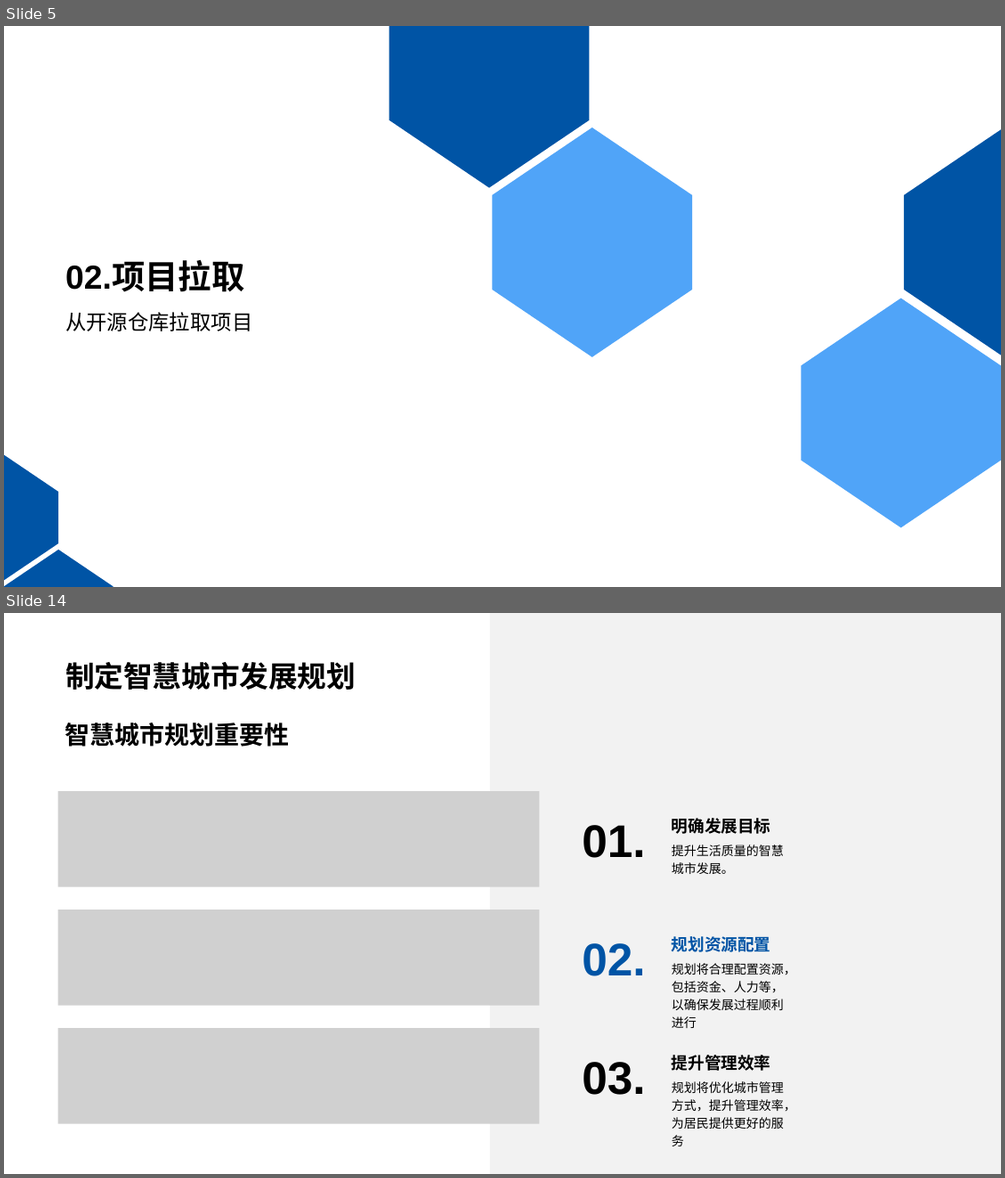
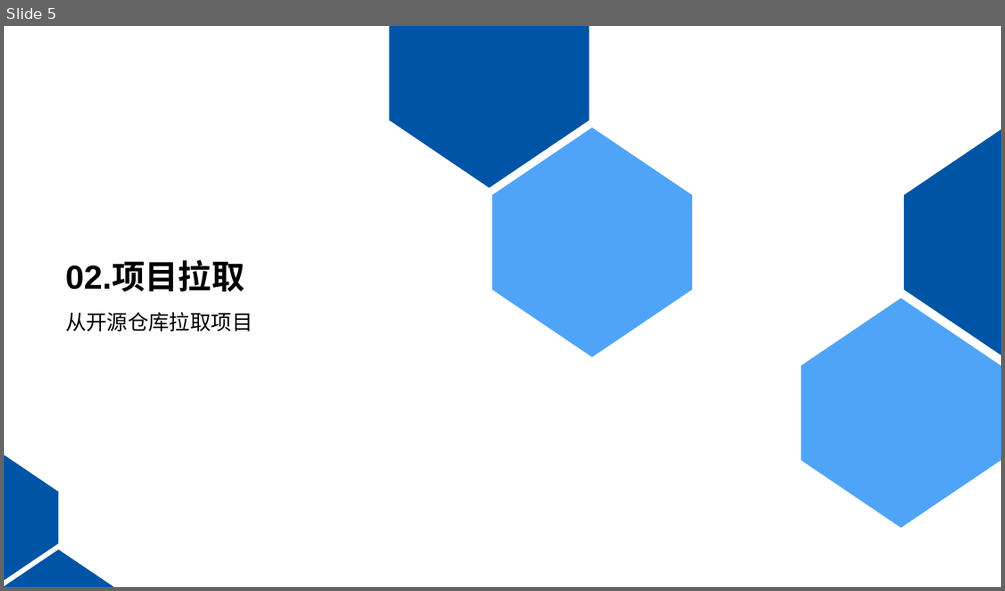
Before and after one commit to KouShenhai/KCloud-Platform-IoT, a slide deck: 老寇云平台-项目运行讲解.pptx. Shown one above the other, each under a label of ours: slides 5 and 14 before the commit, slide 5 after it; the slides between them are not shown. The pictures are 1005x1178 and 1005x591 pixels, drawn with LibreOffice and Linux fonts; fonts in the diff are those of the drawing; grey boxes stand for pictures; background and template pictures are left out. Boxes give left, top, right and bottom in pixels: in the first picture for what was removed or moved away, otherwise in the second. Text is boxed around its words. In the diff, an @@ line names an element or a change of style, - is before the commit and + after.

```diff
--- a/老寇云平台-项目运行讲解.pptx
+++ b/老寇云平台-项目运行讲解.pptx
@@ slide 14 removed at (4, 613, 1001, 1174), background picture (left out) @@
@@ rectangle removed at (4, 613, 1001, 1174) @@
@@ title removed at (65, 662, 356, 690) @@
-制定智慧城市发展规划
@@ group removed at (57, 613, 1001, 1174): 10 texts, 3 pictures, 1 rectangle @@
-智慧城市规划重要性
-01.
-明确发展目标
-提升生活质量的智慧城市发展。
-02.
-规划资源配置
-规划将合理配置资源，包括资金、人力等，以确保发展过程顺利进行
-03.
-提升管理效率
-规划将优化城市管理方式，提升管理效率，为居民提供更好的服务
```
Also in this commit, not shown: 6 slides changed, 5 slides added, 8 other slides removed, 2 other files.
